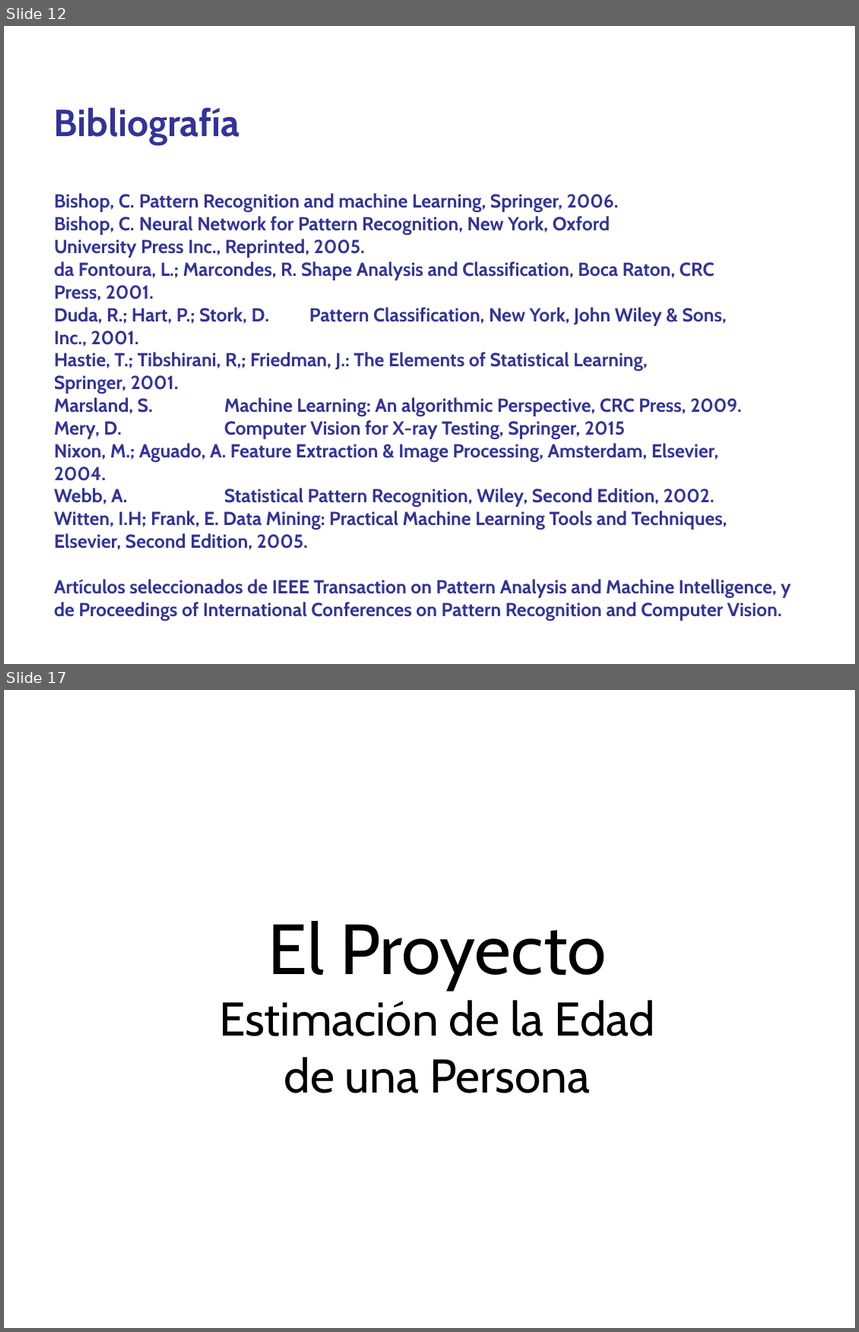
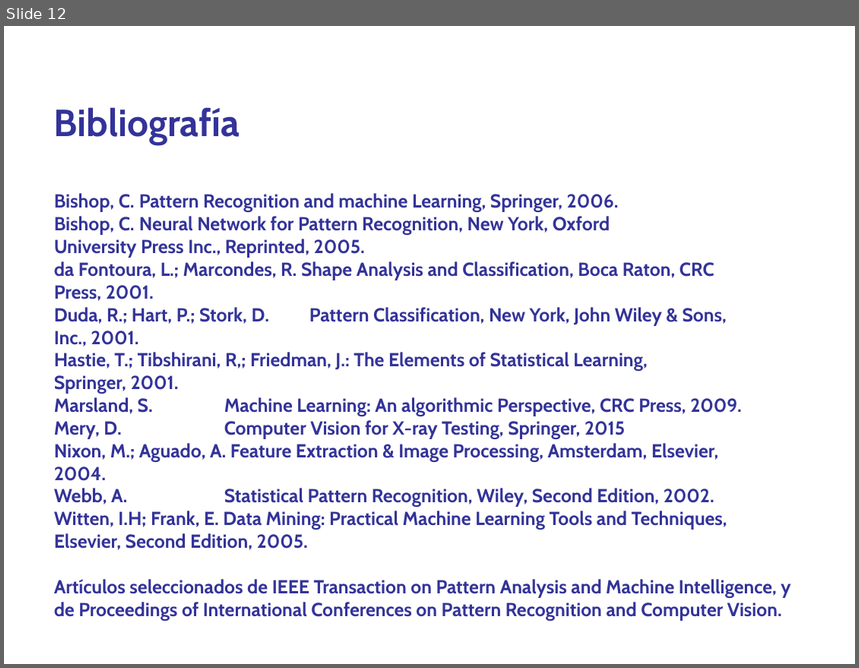
Before and after one commit to domingomery/patrones, a slide deck: clases/Cap00_Lineas_Generales/program/PAT00_Presentacion.pptx. Shown one above the other, each under a label of ours: slides 12 and 17 before the commit, slide 12 after it; the slides between them are not shown. The pictures are 859x1332 and 859x668 pixels, drawn with LibreOffice and Linux fonts; fonts in the diff are those of the drawing. Boxes give left, top, right and bottom in pixels: in the first picture for what was removed or moved away, otherwise in the second. Text is boxed around its words. In the diff, an @@ line names an element or a change of style, - is before the commit and + after.

Commit message:
proyecto

```diff
--- a/clases/Cap00_Lineas_Generales/program/PAT00_Presentacion.pptx
+++ b/clases/Cap00_Lineas_Generales/program/PAT00_Presentacion.pptx
@@ slide 17 removed at [4, 690, 855, 1328], background #FFFFFF @@
@@ text removed at [219, 921, 655, 1094] @@
-El Proyecto
-Estimación de la Edad
-de una Persona
```
Also in this commit, not shown: 2 slides changed, 3 other slides removed, 4 other files.
